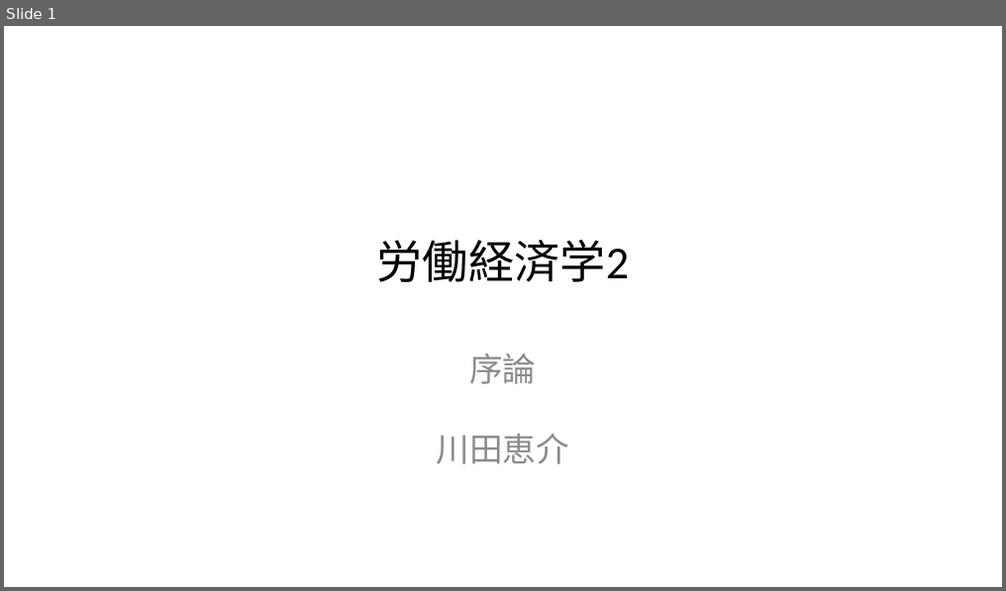
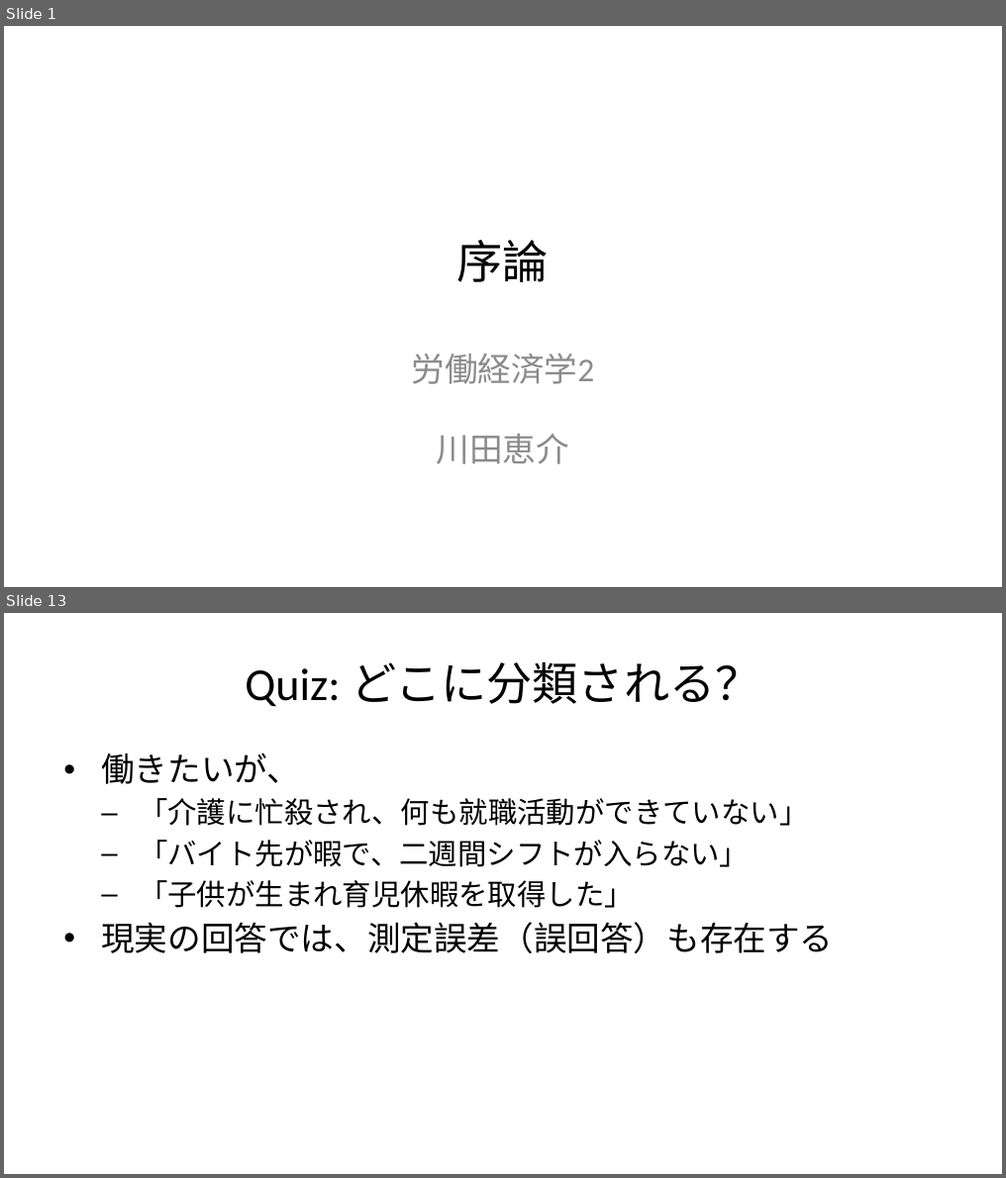
Before and after one commit to tetokawata/JapanLaborMarket, a slide deck: Slide01.pptx. Shown one above the other, each under a label of ours: slide 1 before the commit, slides 1 and 13 after it; the slides between them are not shown. The pictures are 1006x591 and 1006x1178 pixels, drawn with LibreOffice and Linux fonts; fonts in the diff are those of the drawing. Boxes give left, top, right and bottom in pixels: in the first picture for what was removed or moved away, otherwise in the second. Text is boxed around its words. In the diff, an @@ line names an element or a change of style, - is before the commit and + after.

```diff
--- a/Slide01.pptx
+++ b/Slide01.pptx
@@ slide 13 added at [4, 613, 1002, 1174], background #FFFFFF @@
@@ title added at [245, 662, 760, 706], 33 pt, text #000000 @@
+Quiz: どこに分類される？
@@ text added at [101, 753, 833, 954], 21 pt, text #000000 @@
+• 働きたいが、
+  – 「介護に忙殺され、何も就職活動ができていない」
+  – 「バイト先が暇で、二週間シフトが入らない」
+  – 「子供が生まれ育児休暇を取得した」
+• 現実の回答では、測定誤差（誤回答）も存在する
@@ slide 1 changed as well @@
@@ title at [457, 240, 548, 282]: text changed @@
-労働経済学2
+序論
@@ subtitle at [411, 354, 594, 465]: text changed @@
-序論
-川田恵介
+労働経済学2
+川田恵介
```
Also in this commit, not shown: 34 other slides added, 2 other files.
